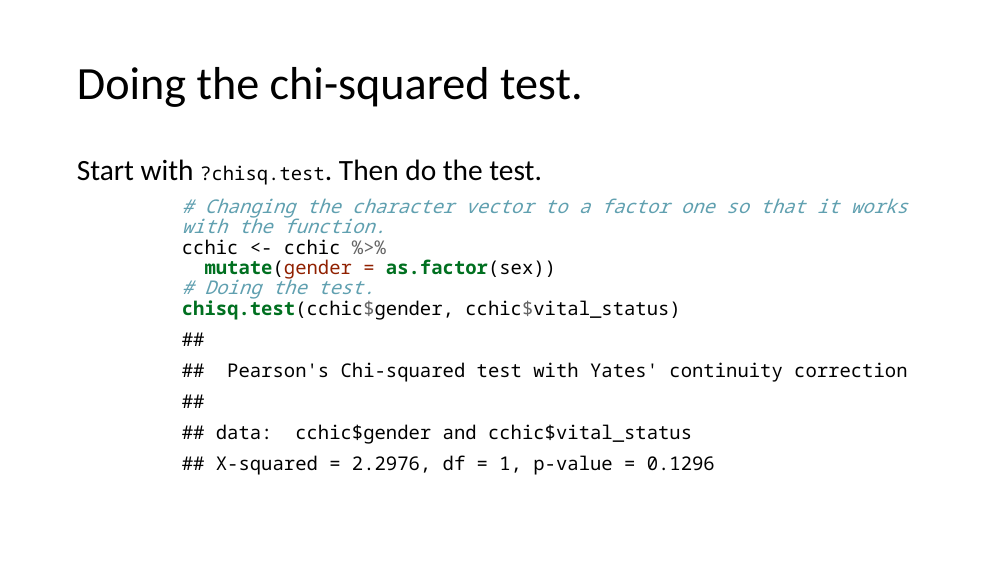
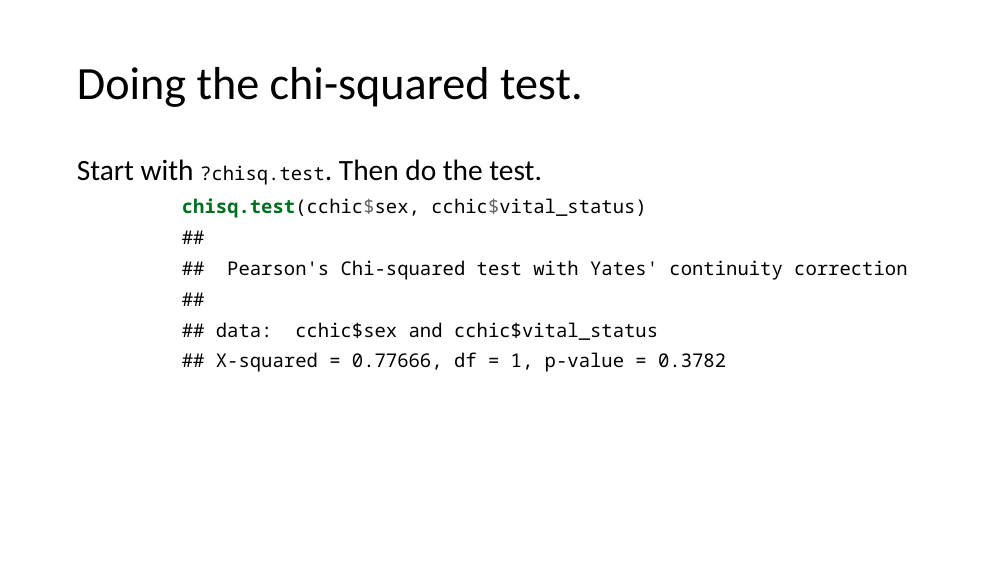
Before and after one commit to uclh-criu/learning-datascience, a slide deck: slide 37 of Workshops/Workshop6.pptx. Drawn at 1008x567 pixels with LibreOffice and Linux fonts; fonts in the diff are those of the drawing. Boxes give left, top, right and bottom in pixels: in the first picture for what was removed or moved away, otherwise in the second. Text is boxed around its words. In the diff, an @@ line names an element or a change of style, - is before the commit and + after.

Commit message:
changed to run on synthetic data.

```diff
--- a/Workshops/Workshop6.pptx
+++ b/Workshops/Workshop6.pptx
@@ text at box(182, 198, 907, 372): text changed @@
-# Changing the character vector to a factor one so that it works with the function.
-cchic <- cchic %>%
-mutate(gender = as.factor(sex))
-# Doing the test.
-chisq.test(cchic$gender, cchic$vital_status)
-##
-## Pearson's Chi-squared test with Yates' continuity correction
-##
-## data: cchic$gender and cchic$vital_status
-## X-squared = 2.2976, df = 1, p-value = 0.1296
+chisq.test(cchic$sex, cchic$vital_status)
+##
+## Pearson's Chi-squared test with Yates' continuity correction
+##
+## data: cchic$sex and cchic$vital_status
+## X-squared = 0.77666, df = 1, p-value = 0.3782
```
Also in this commit, not shown: 10 other slides changed, 1 slide added, 2 slides removed, 12 other files.
